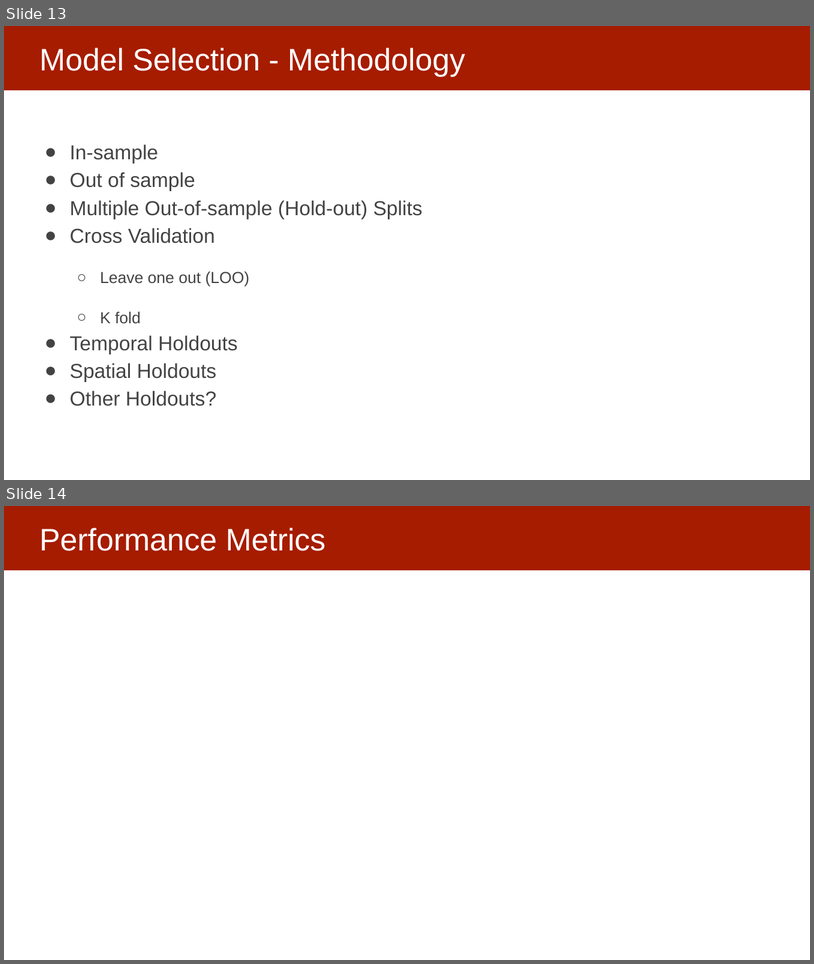
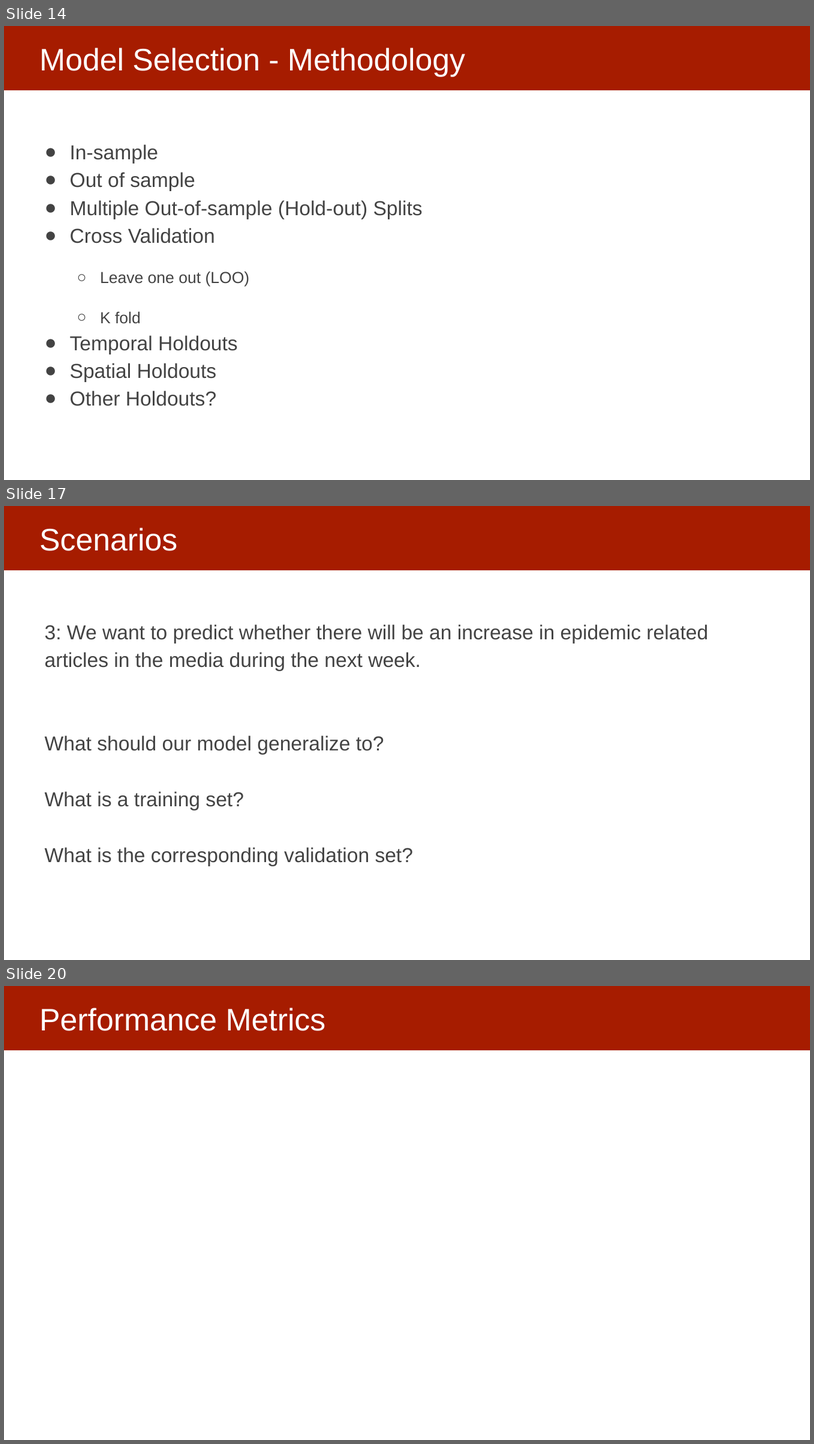
Before and after one commit to dssg/mlforpublicpolicylab, a slide deck: 06 - Performance and Evaluation Pt 1/Model Selection and Validation - Part I.pptx. Shown one above the other, each under a label of ours: slides 13 and 14 before the commit, slides 14, 17 and 20 after it; the slides between them are not shown. The pictures are 814x964 and 814x1444 pixels, drawn with LibreOffice and Linux fonts; fonts in the diff are those of the drawing. Boxes give left, top, right and bottom in pixels: in the first picture for what was removed or moved away, otherwise in the second. Text is boxed around its words. In the diff, an @@ line names an element or a change of style, - is before the commit and + after.

```diff
--- a/06 - Performance and Evaluation Pt 1/Model Selection and Validation - Part I.pptx
+++ b/06 - Performance and Evaluation Pt 1/Model Selection and Validation - Part I.pptx
@@ slide 17 added at box(4, 506, 810, 960), background #FFFFFF; not listed: 1 template element that a slide beside it also shows @@
@@ title added at box(39, 528, 177, 551), 37 pt, text #FFFFFF @@
+Scenarios
@@ text added at box(45, 624, 708, 866), 24 pt, text #434343 @@
+3: We want to predict whether there will be an increase in epidemic related articles in the media during the next week.
+What should our model generalize to?
+What is a training set?
+What is the corresponding validation set?
@@ what was slide 13 is now slide 14 @@
@@ what was slide 14 is now slide 20 @@
```
Also in this commit, not shown: 4 slides changed, 5 other slides added.
